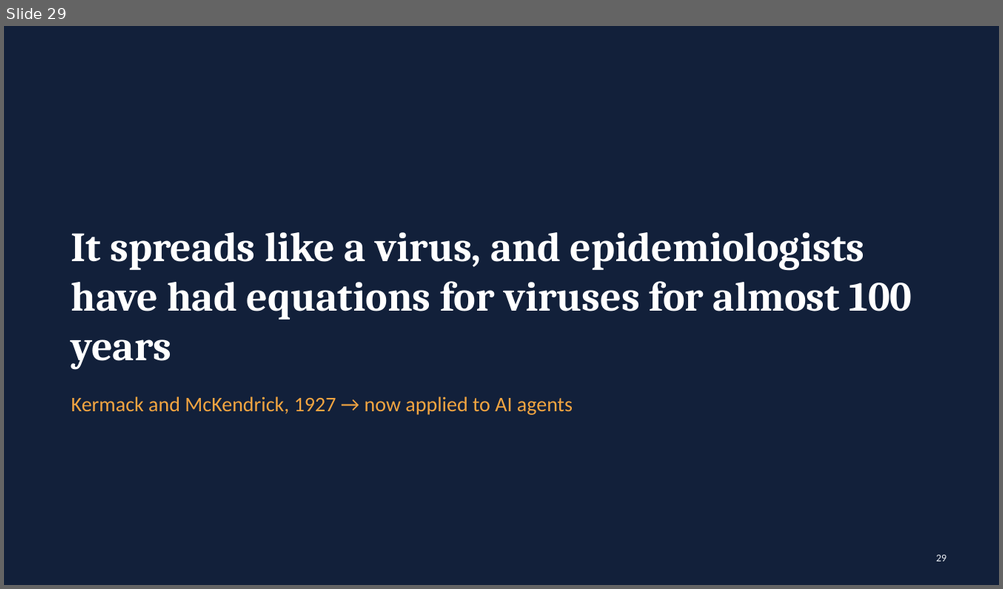
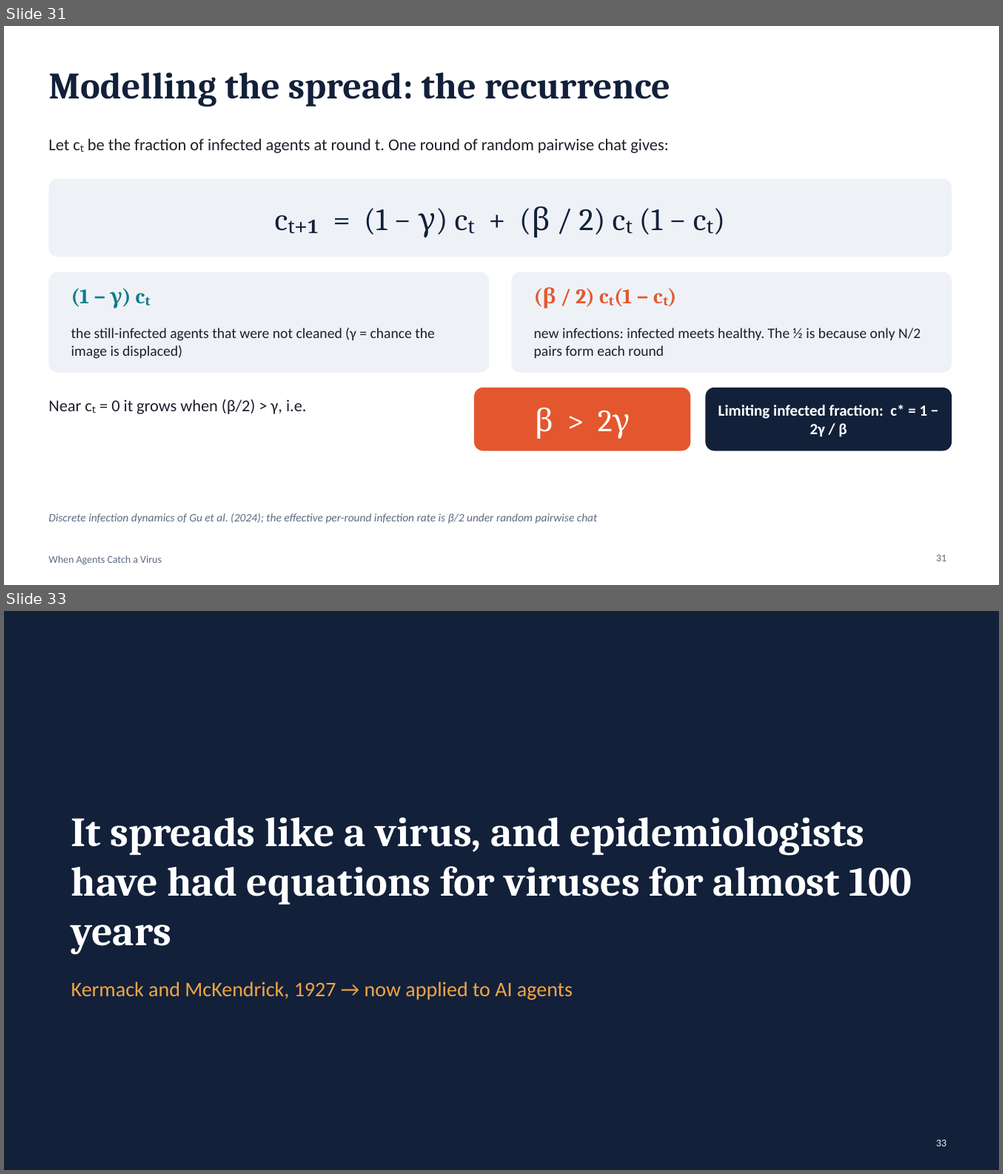
Before and after one commit to krishkarnan/2023-Data-Driven-Innovation-Application-Competition, a slide deck: lecture/When_Agents_Catch_a_Virus.pptx. Shown one above the other, each under a label of ours: slide 29 before the commit, slides 31 and 33 after it; the slides between them are not shown. The pictures are 1003x589 and 1003x1174 pixels, drawn with LibreOffice and Linux fonts; fonts in the diff are those of the drawing. Boxes give left, top, right and bottom in pixels: in the first picture for what was removed or moved away, otherwise in the second. Text is boxed around its words. In the diff, an @@ line names an element or a change of style, - is before the commit and + after.

```diff
--- a/lecture/When_Agents_Catch_a_Virus.pptx
+++ b/lecture/When_Agents_Catch_a_Virus.pptx
@@ slide 31 added at bbox=[4, 26, 999, 585], background #FFFFFF @@
@@ title added at bbox=[48, 73, 670, 107], 36 pt, text #12203A, bold @@
+Modelling the spread: the recurrence
@@ text added at bbox=[48, 138, 668, 153], 16 pt, text #1B1F2A @@
+Let cₜ be the fraction of infected agents at round t. One round of random pairwise chat gives:
@@ rounded rectangle added at bbox=[48, 179, 951, 258], fill #EEF2F7 @@
@@ text added at bbox=[287, 207, 662, 238], 30 pt, text #12203A @@
+cₜ₊₁ = (1 − γ) cₜ + (β / 2) cₜ (1 − cₜ)
@@ rounded rectangle added at bbox=[48, 272, 489, 373], fill #EEF2F7 @@
@@ text added at bbox=[71, 288, 122, 309], 20 pt, text #0F7B8A, bold @@
+(1 − γ) cₜ
@@ rounded rectangle added at bbox=[512, 272, 951, 373], fill #EEF2F7 @@
@@ text added at bbox=[542, 287, 632, 309], 20 pt, text #E4572E, bold @@
+(β / 2) cₜ(1 − cₜ)
@@ text added at bbox=[71, 328, 435, 359], 14 pt, text #1B1F2A @@
+the still-infected agents that were not cleaned (γ = chance the image is displaced)
@@ text added at bbox=[534, 328, 920, 358], 14 pt, text #1B1F2A @@
+new infections: infected meets healthy. The ½ is because only N/2 pairs form each round
@@ text added at bbox=[48, 400, 307, 414], 16 pt, text #1B1F2A @@
+Near cₜ = 0 it grows when (β/2) > γ, i.e.
@@ rounded rectangle added at bbox=[474, 388, 691, 452], fill #E4572E @@
@@ rounded rectangle added at bbox=[706, 388, 951, 452], fill #12203A, 15 pt, text #FFFFFF, bold @@
+Limiting infected fraction: c* = 1 − 2γ / β
@@ text added at bbox=[534, 408, 552, 439], 30 pt, text #FFFFFF @@
+β > 2γ
@@ text added at bbox=[48, 514, 597, 524], 11 pt, text #5C6B82, italic @@
+Discrete infection dynamics of Gu et al. (2024); the effective per-round infection rate is β/2 under random pairwise chat
@@ text added at bbox=[48, 556, 162, 565], 10 pt, text #5C6B82 @@
+When Agents Catch a Virus
@@ page number added at bbox=[936, 555, 946, 562], 10 pt, text #5C6B82 @@
+31
@@ what was slide 29 is now slide 33 @@
@@ page number at bbox=[936, 1140, 946, 1147]: text changed @@
-29
+33
```
Also in this commit, not shown: 5 slides changed, 3 other slides added.
